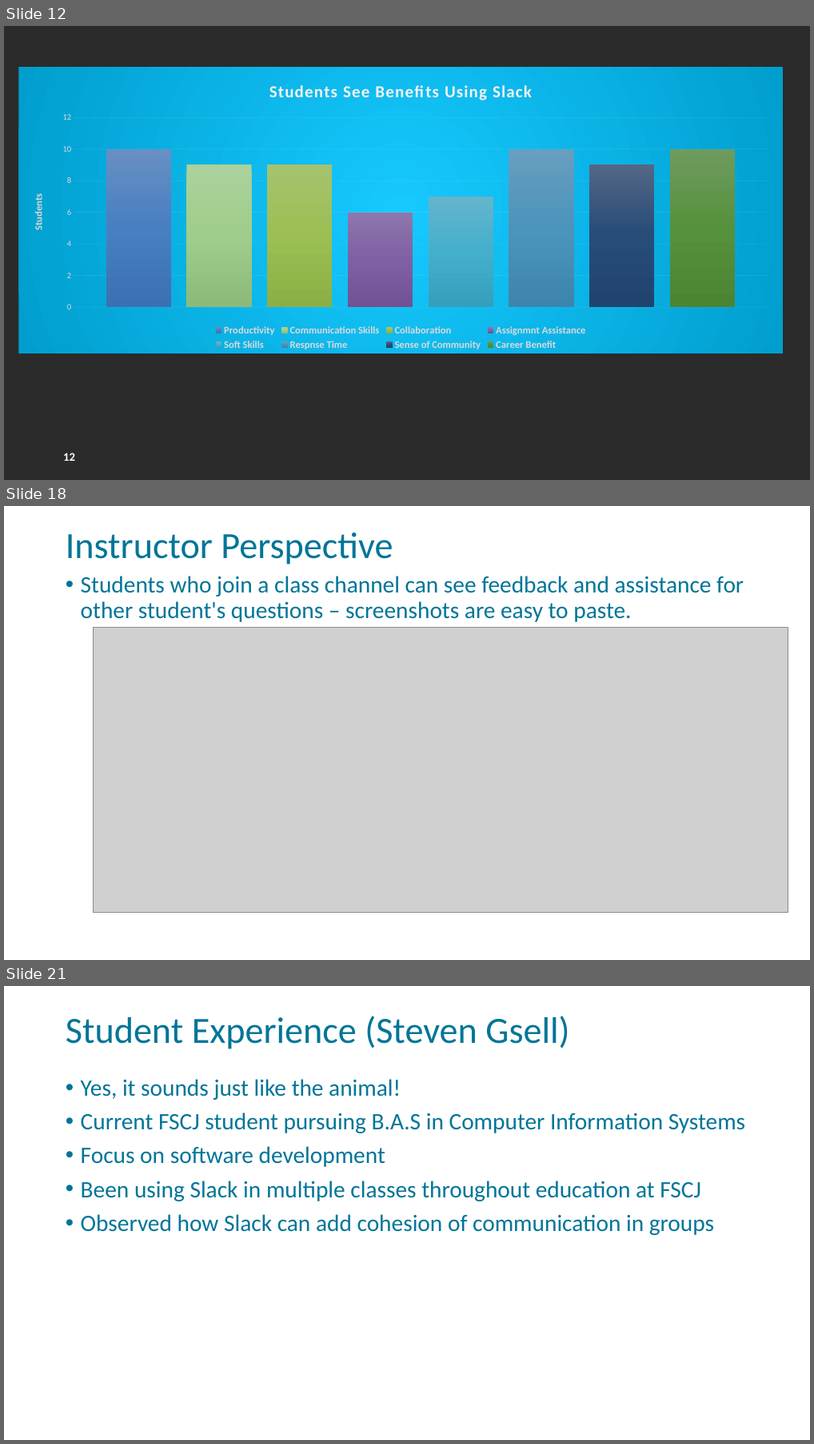
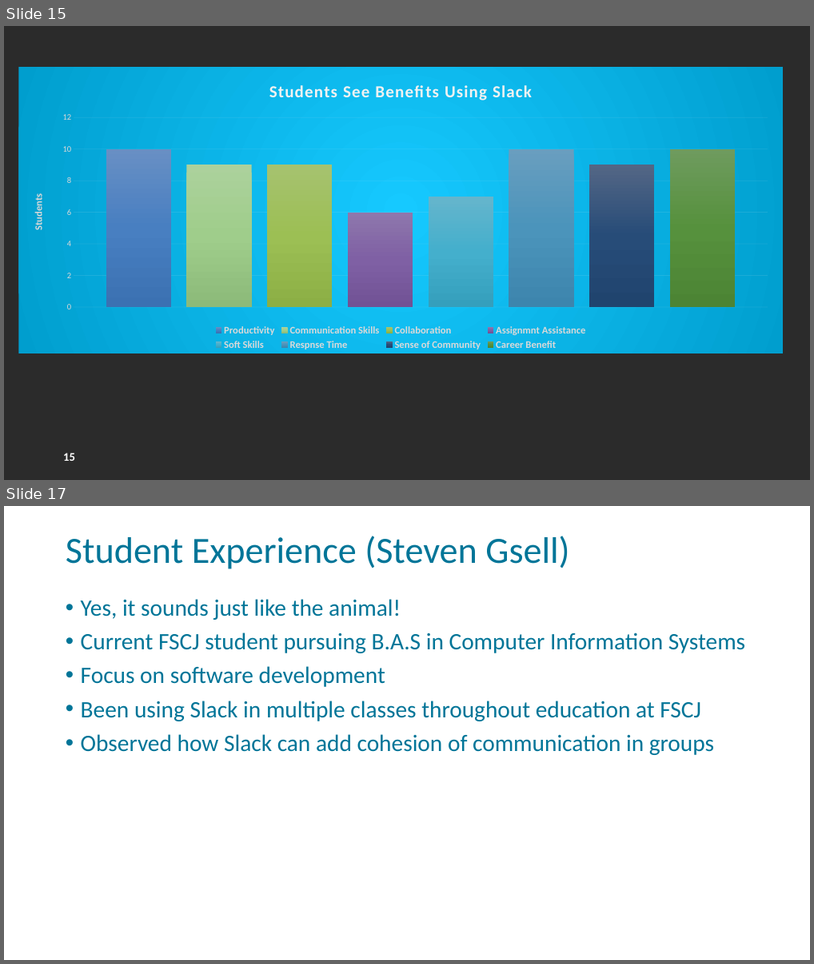
Before and after one commit to FSCJ-FacultyDev/HITEC2024, a slide deck: LeveragingSlackForStudentCollaboration.pptx. Shown one above the other, each under a label of ours: slides 12, 18 and 21 before the commit, slides 15 and 17 after it; the slides between them are not shown. The pictures are 814x1444 and 814x964 pixels, drawn with LibreOffice and Linux fonts; fonts in the diff are those of the drawing; grey boxes stand for pictures; background and template pictures are left out; a plain dark background stands for a picture behind light text. Boxes give left, top, right and bottom in pixels: in the first picture for what was removed or moved away, otherwise in the second. Text is boxed around its words. In the diff, an @@ line names an element or a change of style, - is before the commit and + after.

```diff
--- a/LeveragingSlackForStudentCollaboration.pptx
+++ b/LeveragingSlackForStudentCollaboration.pptx
@@ slide 18 removed at (4, 506, 810, 960), background picture (left out); not listed: 1 template element that a slide beside it also shows @@
@@ title removed at (66, 532, 393, 564) @@
-Instructor Perspective
@@ text removed at (81, 576, 744, 622) @@
-• Students who join a class channel can see feedback and assistance for other student's questions – screenshots are easy to paste.
@@ picture removed at (93, 628, 789, 912) @@
@@ what was slide 12 is now slide 15 @@
@@ page number at (63, 452, 75, 460): text changed @@
-12
+15
@@ what was slide 21 is now slide 17 @@
```
Also in this commit, not shown: 6 slides changed, 3 slides added, 6 other slides removed.
